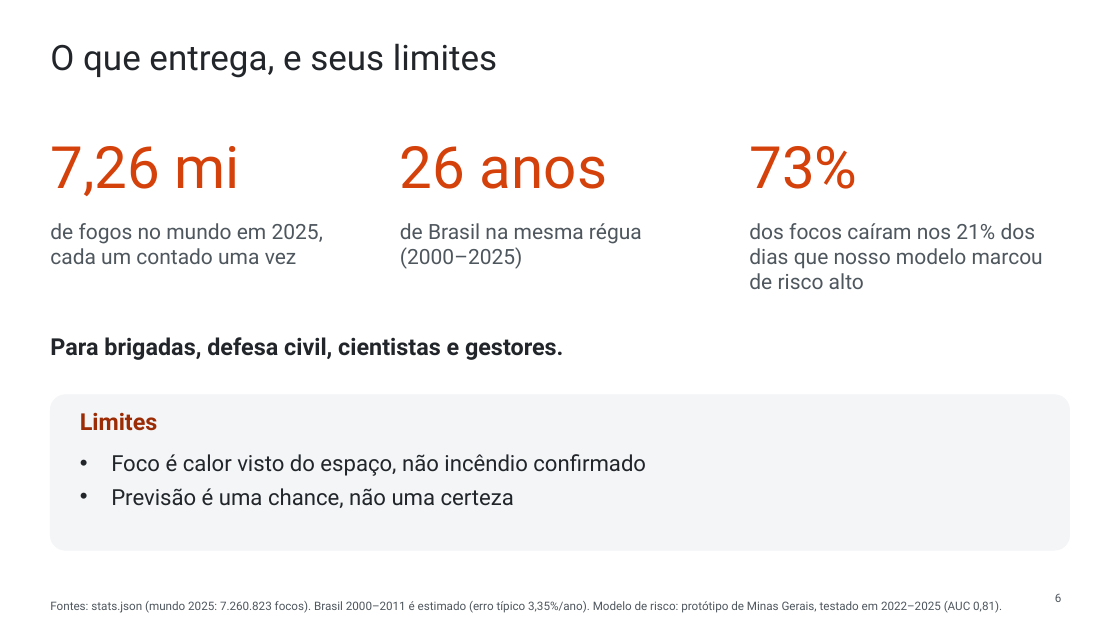
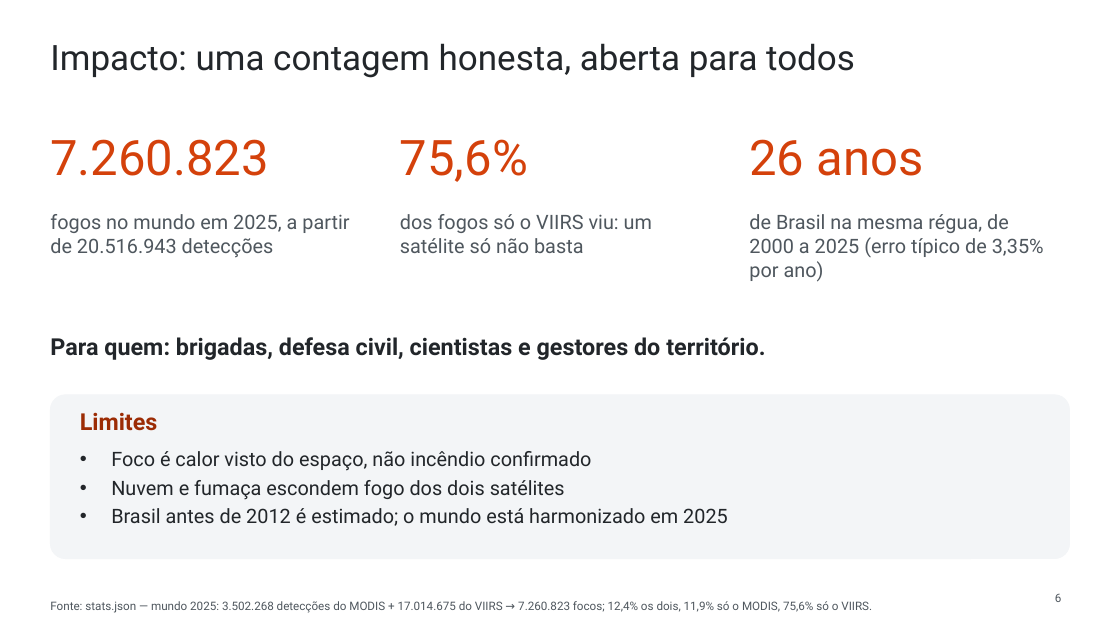
Before and after one commit to WednyFernandes/de-olho-no-fogo, a slide deck: slide 6 of public/apresentacao/de-olho-no-fogo-space-apps-2026-pt.pptx. Drawn at 1120x630 pixels with LibreOffice and Linux fonts; fonts in the diff are those of the drawing. Boxes give left, top, right and bottom in pixels: in the first picture for what was removed or moved away, otherwise in the second. Text is boxed around its words. In the diff, an @@ line names an element or a change of style, - is before the commit and + after.

```diff
--- a/public/apresentacao/de-olho-no-fogo-space-apps-2026-pt.pptx
+++ b/public/apresentacao/de-olho-no-fogo-space-apps-2026-pt.pptx
@@ title at [50,43,855,78]: text changed @@
-O que entrega, e seus limites
+Impacto: uma contagem honesta, aberta para todos
@@ text at [50,139,269,176]: text changed; size 50 to 42 pt @@
-7,26 mi
+7.260.823
@@ text added at [400,139,528,182], 42 pt, text #D4410B @@
+75,6%
@@ text "26 anos": place and size @@
-text "26 anos" at [400,146,607,189]
+text "26 anos" at [749,139,924,176]
@@ text "26 anos" at [749,139,924,176]: size 50 to 42 pt @@
@@ text removed at [749,146,857,189] @@
-73%
@@ text at [50,214,349,258]: text changed; size 18 to 17 pt @@
-de fogos no mundo em 2025, cada um contado uma vez
+fogos no mundo em 2025, a partir de 20.516.943 detecções
@@ text at [400,214,652,253]: text changed; size 18 to 17 pt @@
-de Brasil na mesma régua (2000–2025)
+dos fogos só o VIIRS viu: um satélite só não basta
@@ text at [749,214,1044,282]: text changed; size 18 to 17 pt @@
-dos focos caíram nos 21% dos dias que nosso modelo marcou de risco alto
+de Brasil na mesma régua, de 2000 a 2025 (erro típico de 3,35% por ano)
@@ text at [50,337,765,360]: text changed @@
-Para brigadas, defesa civil, cientistas e gestores.
+Para quem: brigadas, defesa civil, cientistas e gestores do território.
@@ rounded rectangle: place and size @@
-rounded rectangle at [50,395,1070,550]
+rounded rectangle at [50,395,1070,559]
@@ rounded rectangle at [50,395,1070,559]: proportions changed @@
@@ text at [111,451,591,471]: size 19 to 17 pt in "Foco é calor visto do espaço, não ..."; less space between paragraphs @@
@@ text at [111,480,728,526]: text changed; size 19 to 17 pt @@
-• Previsão é uma chance, não uma certeza
+• Nuvem e fumaça escondem fogo dos dois satélites
+• Brasil antes de 2012 é estimado; o mundo está harmonizado em 2025
@@ text at [50,601,872,613]: text changed @@
-Fontes: stats.json (mundo 2025: 7.260.823 focos). Brasil 2000–2011 é estimado (erro típico 3,35%/ano). Modelo de risco: protótipo de Minas Gerais, testado em 2022–2025 (AUC 0,81).
+Fonte: stats.json — mundo 2025: 3.502.268 detecções do MODIS + 17.014.675 do VIIRS → 7.260.823 focos; 12,4% os dois, 11,9% só o MODIS, 75,6% só o VIIRS.
```
Also in this commit, not shown: 5 other slides changed, 1 slide added, 1 slide removed, 10 other files.
